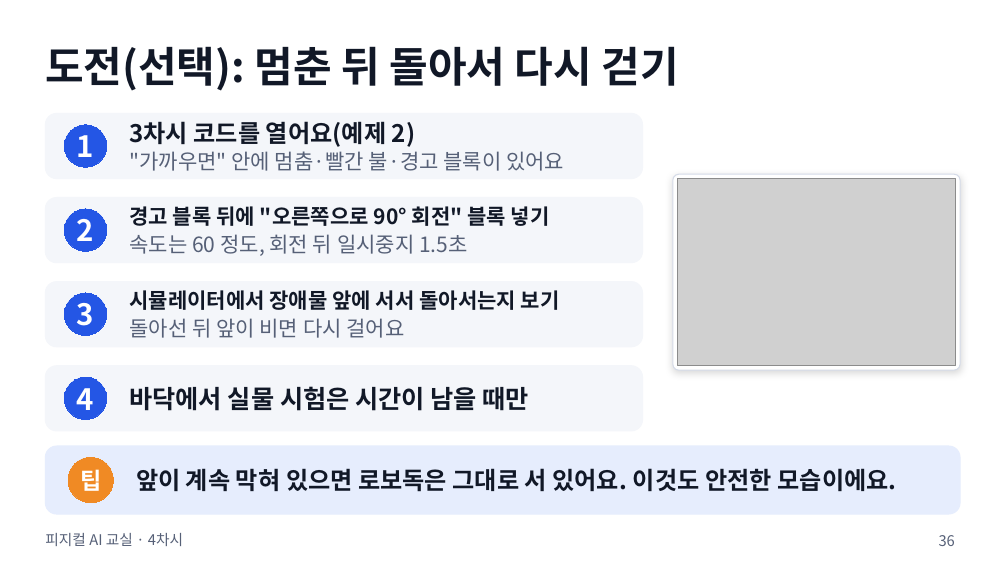
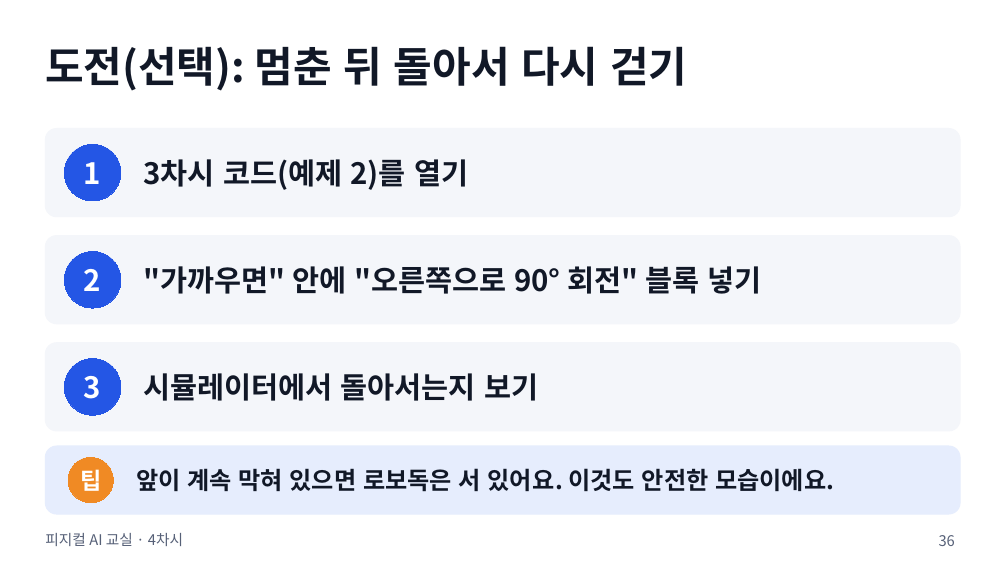
Before and after one commit to boundaryx01-uniquelife/microbit, a slide deck: slide 36 of materials/8차시_전체형/8차시_수업슬라이드.pptx. Drawn at 1008x567 pixels with LibreOffice and Linux fonts; fonts in the diff are those of the drawing; grey boxes stand for pictures. Boxes give left, top, right and bottom in pixels: in the first picture for what was removed or moved away, otherwise in the second. Text is boxed around its words. In the diff, an @@ line names an element or a change of style, - is before the commit and + after.

```diff
--- a/materials/8차시_전체형/8차시_수업슬라이드.pptx
+++ b/materials/8차시_전체형/8차시_수업슬라이드.pptx
@@ rounded rectangle: place and size @@
-rounded rectangle at (45, 113, 643, 178)
+rounded rectangle at (45, 129, 960, 217)
@@ ellipse "1": place and size @@
-ellipse "1" at (64, 125, 107, 167)
+ellipse "1" at (64, 144, 121, 201)
@@ text removed at (129, 121, 564, 171) @@
-3차시 코드를 열어요(예제 2)
-"가까우면" 안에 멈춤·빨간 불·경고 블록이 있어요
@@ text added at (144, 159, 468, 190), 28 pt, text #111827, bold @@
+3차시 코드(예제 2)를 열기
@@ rounded rectangle removed at (673, 174, 960, 370) @@
@@ picture removed at (678, 178, 956, 365) @@
@@ rounded rectangle removed at (45, 197, 643, 262) @@
@@ text removed at (129, 206, 550, 256) @@
-경고 블록 뒤에 "오른쪽으로 90° 회전" 블록 넣기
-속도는 60 정도, 회전 뒤 일시중지 1.5초
@@ proportions changed in 3 elements at (45, 343, 960, 431), (45, 129, 960, 217), (45, 236, 960, 324) @@
@@ rounded rectangle: place and size @@
-rounded rectangle at (45, 282, 643, 347)
+rounded rectangle at (45, 236, 960, 324)
@@ ellipse "2": place and size @@
-ellipse "2" at (64, 209, 107, 251)
+ellipse "2" at (64, 252, 121, 309)
@@ text added at (144, 266, 761, 294), 28 pt, text #111827, bold @@
+"가까우면" 안에 "오른쪽으로 90° 회전" 블록 넣기
@@ rounded rectangle: place and size @@
-rounded rectangle at (45, 366, 643, 431)
+rounded rectangle at (45, 343, 960, 431)
@@ ellipse "3": place and size @@
-ellipse "3" at (64, 293, 107, 336)
+ellipse "3" at (64, 358, 121, 415)
@@ ellipse removed at (64, 377, 107, 420) @@
-4
@@ text removed at (129, 386, 529, 411) @@
-바닥에서 실물 시험은 시간이 남을 때만
@@ text at (144, 373, 538, 401): text changed; size 20 to 28 pt @@
-시뮬레이터에서 장애물 앞에 서서 돌아서는지 보기
-돌아선 뒤 앞이 비면 다시 걸어요
+시뮬레이터에서 돌아서는지 보기
@@ text at (136, 468, 834, 492): text changed @@
-앞이 계속 막혀 있으면 로보독은 그대로 서 있어요. 이것도 안전한 모습이에요.
+앞이 계속 막혀 있으면 로보독은 서 있어요. 이것도 안전한 모습이에요.
```
Also in this commit, not shown: 34 other slides changed, 1 slide added, 23 other files.
